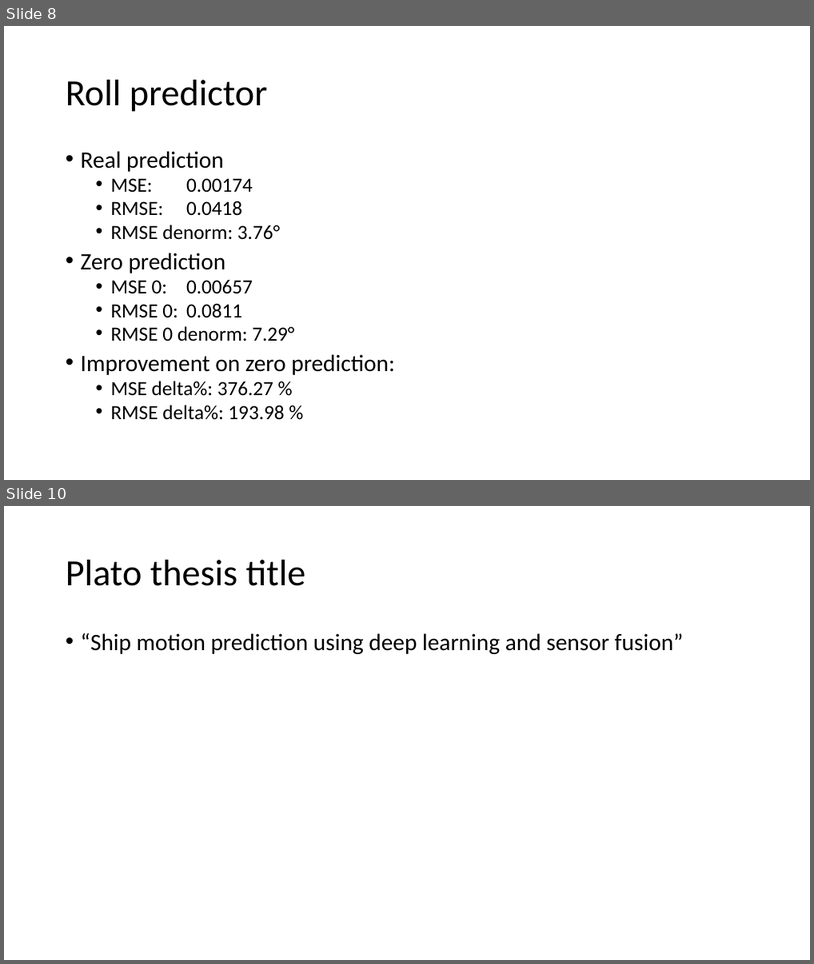
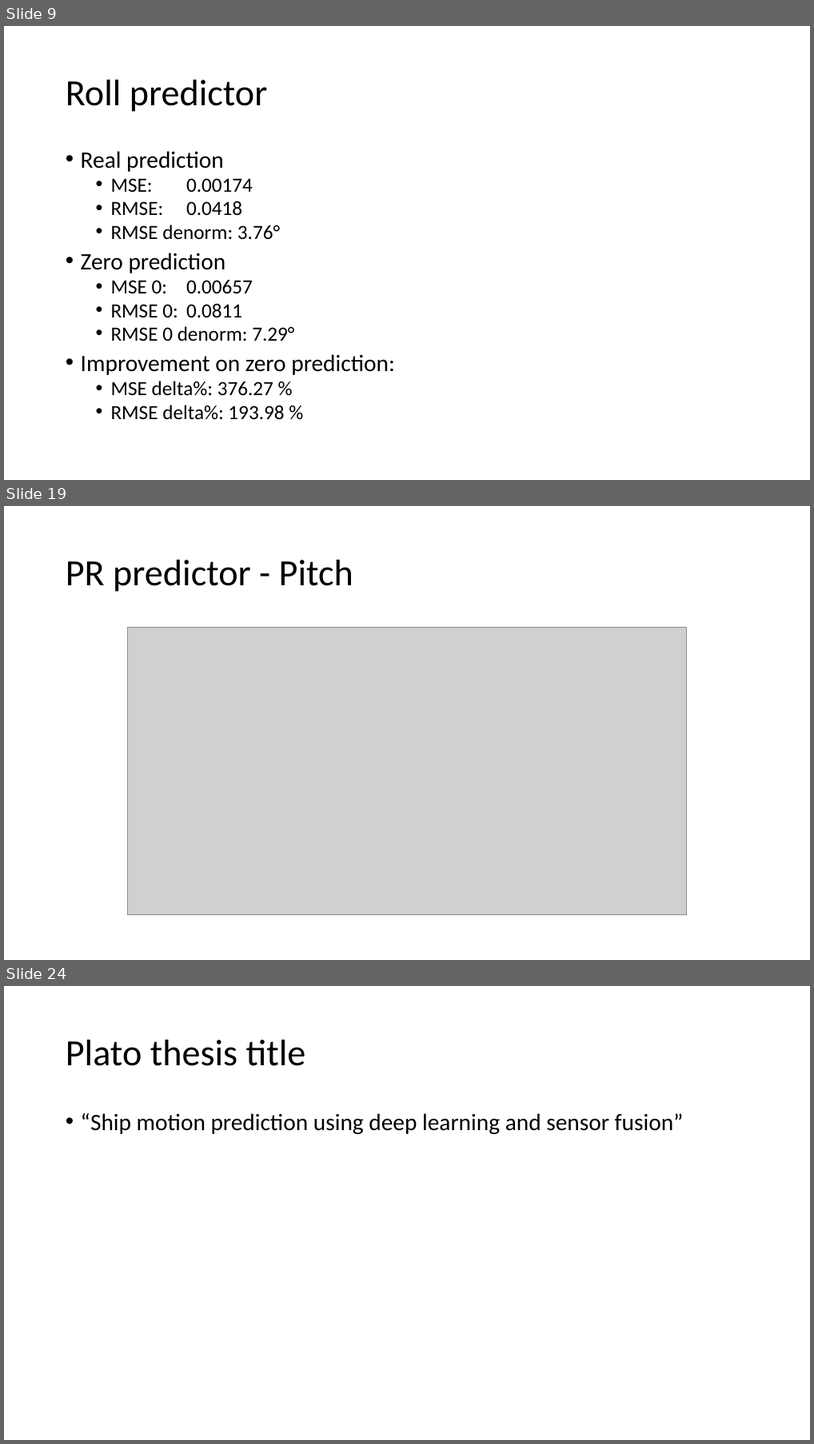
Before and after one commit to lancedw/3D-state-prediction-for-surface-vessels-using-IMU-data-and-images, a slide deck: Documentation/Presentations/Meeting 25-03-22.pptx. Shown one above the other, each under a label of ours: slides 8 and 10 before the commit, slides 9, 19 and 24 after it; the slides between them are not shown. The pictures are 814x964 and 814x1444 pixels, drawn with LibreOffice and Linux fonts; fonts in the diff are those of the drawing; grey boxes stand for pictures. Boxes give left, top, right and bottom in pixels: in the first picture for what was removed or moved away, otherwise in the second. Text is boxed around its words. In the diff, an @@ line names an element or a change of style, - is before the commit and + after.

```diff
--- a/Documentation/Presentations/Meeting 25-03-22.pptx
+++ b/Documentation/Presentations/Meeting 25-03-22.pptx
@@ slide 19 added at (4, 506, 810, 960), background #FFFFFF @@
@@ title added at (66, 560, 354, 592), 44 pt, text #000000 @@
+PR predictor - Pitch
@@ picture added at (127, 627, 687, 915) @@
@@ what was slide 8 is now slide 9 @@
@@ what was slide 10 is now slide 24 @@
```
Also in this commit, not shown: 2 slides changed, 13 other slides added, 9 other files.
